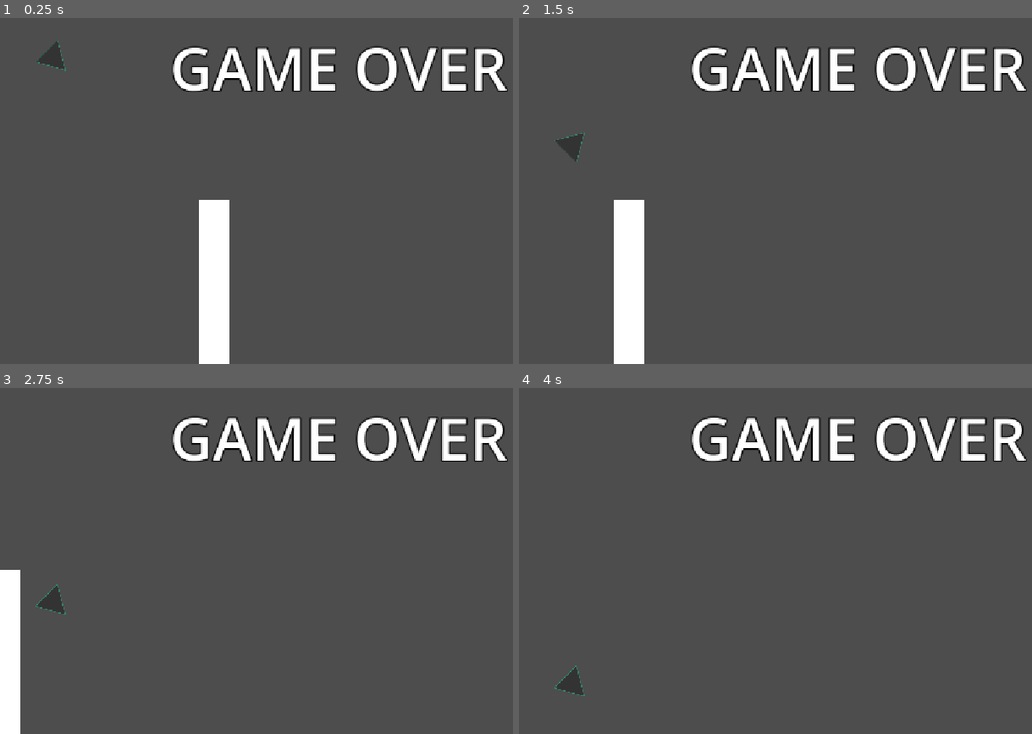
Above: before the commit, frames 1-4 (two rows, left to right).
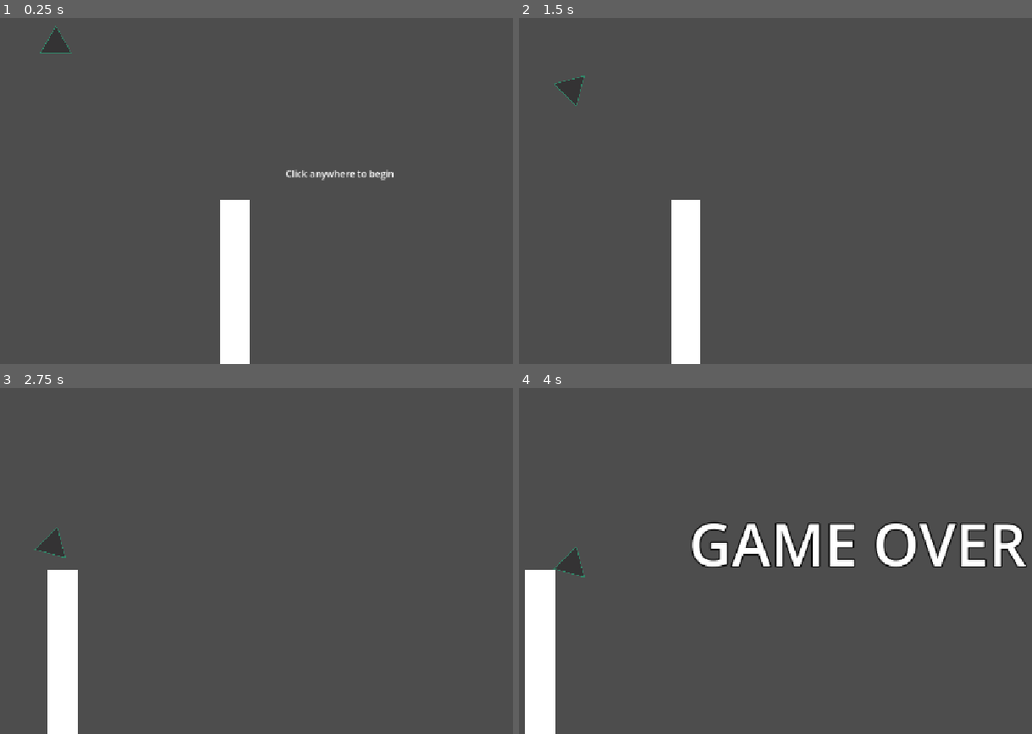
Above: after the commit, the same moments.

Repository: nouxinf/wave2
Game: Godot game, scene res://main.tscn
The game is run twice, just before and just after one commit, with the same random seed, the same clock (stepped at 60 frames per second) and the same inputs.
Inputs (mouse positions are in pixels of both pictures, inside the frame that each line leads up to):
- Up to frame 1 (0.25 s): no input
- Up to frame 2 (1.5 s): tap Enter at 0.5 s; move the mouse to (1006, 152) at 0.52 s; hold Right 0.53-1.28 s; tap Alt at 0.6 s; click (1006, 152) at 0.67 s; move the mouse to (724, 191) at 1.27 s; hold Down from 1.28 s (still down); tap Shift at 1.35 s; click (724, 191) at 1.42 s
- Up to frame 3 (2.75 s): move the mouse to (405, 460) at 2.02 s; release Down at 2.03 s; hold Right from 2.03 s (still down); tap Alt at 2.1 s; click (405, 460) at 2.17 s
- Up to frame 4 (4 s): move the mouse to (821, 619) at 2.77 s; release Right at 2.78 s; hold Up 2.78-3.53 s; tap Shift at 2.85 s; click (821, 619) at 2.92 s; move the mouse to (outside the picture) at 3.52 s; hold Left from 3.53 s (still down); tap Alt at 3.6 s; click (outside the picture) at 3.67 s

The runs differ from the first frame. In frame 1, 8.8% of the frame differs, in the area x 6-100%, y 2-100%; in frame 2, 10%; in frame 3, 9.3%; in frame 4, 12%, in the area x 1-100%, y 8-100%.

Commit message:
add game over screen, wait for click before starting the game

Diff:
--- a/main.tscn
+++ b/main.tscn
@@ -23,14 +23,17 @@
 scale = Vector2(0.16283117, 0.1628312)
 texture = ExtResource("1_ig7tw")
 
+[node name="PlayerCollisionArea" type="Area2D" parent="Player/Sprite2D" unique_id=372877515]
+unique_name_in_owner = true
+position = Vector2(-577.28503, -595.7089)
+scale = Vector2(6.1413302, 6.1413293)
+
+[node name="CollisionPolygon2D" type="CollisionPolygon2D" parent="Player/Sprite2D/PlayerCollisionArea" unique_id=1482124100]
+polygon = PackedVector2Array(67, 120, 94, 74, 120, 120)
+
 [node name="Camera2D" type="Camera2D" parent="Player" unique_id=1112475862]
 position = Vector2(575, 325)
 script = ExtResource("3_h2yge")
-
-[node name="CollisionArea" type="Area2D" parent="Player" unique_id=372877515]
-
-[node name="CollisionPolygon2D" type="CollisionPolygon2D" parent="Player/CollisionArea" unique_id=1482124100]
-polygon = PackedVector2Array(67, 120, 94, 74, 120, 120)
 
 [node name="Area2D" type="Area2D" parent="." unique_id=983544743 groups=["obstacles"]]
 position = Vector2(373, 610)
@@ -46,13 +49,26 @@
 
 [node name="CanvasLayer" type="CanvasLayer" parent="." unique_id=396930989]
 
-[node name="Label" type="Label" parent="CanvasLayer" unique_id=305222645]
-offset_right = 1152.0
-offset_bottom = 288.0
+[node name="GameOver" type="Label" parent="CanvasLayer" unique_id=305222645]
+unique_name_in_owner = true
+visible = false
+anchors_preset = 15
+anchor_right = 1.0
+anchor_bottom = 1.0
+grow_horizontal = 2
+grow_vertical = 2
 text = "GAME OVER"
 label_settings = SubResource("LabelSettings_h2yge")
 horizontal_alignment = 1
 vertical_alignment = 1
 
-[connection signal="area_entered" from="Player/CollisionArea" to="Player" method="_on_collision_area_area_entered"]
+[node name="ClickAnywhereText" type="Label" parent="CanvasLayer" unique_id=1950093728]
+unique_name_in_owner = true
+offset_right = 1158.0
+offset_bottom = 648.0
+text = "Click anywhere to begin"
+horizontal_alignment = 1
+vertical_alignment = 1
+
+[connection signal="area_entered" from="Player/Sprite2D/PlayerCollisionArea" to="Player" method="_on_collision_area_area_entered"]
 [connection signal="area_entered" from="Area2D" to="Player" method="_on_obstacle_area_entered"]
--- a/player.gd
+++ b/player.gd
@@ -3,17 +3,27 @@
 const SPEED = 200.0 # pixels per second
 const ANGLE = PI / 4.0
 
+var running = false
+
 @onready var sprite: Sprite2D = $Sprite2D
+@onready var game_over: Label = %GameOver
+@onready var click_anywhere_text: Label = %ClickAnywhereText
+@onready var player_collision_area: Area2D = %PlayerCollisionArea
 
 func _physics_process(_delta: float) -> void:
-	var dir := -ANGLE if Input.is_mouse_button_pressed(MOUSE_BUTTON_LEFT) else ANGLE
-	velocity = Vector2.RIGHT.rotated(dir) * SPEED
-	sprite.rotation = dir + PI / 2
-	move_and_slide()
-	# if Input.is_mouse_button_pressed(MOUSE_BUTTON_LEFT):
-		# print(global_position)
+	if !running:
+		if Input.is_mouse_button_pressed(MOUSE_BUTTON_LEFT):
+			running = true
+			click_anywhere_text.visible = false
+	if running:
+		var dir := -ANGLE if Input.is_mouse_button_pressed(MOUSE_BUTTON_LEFT) else ANGLE
+		velocity = Vector2.RIGHT.rotated(dir) * SPEED
+		sprite.rotation = dir + PI / 2
+		move_and_slide()
 
 
 func _on_collision_area_area_entered(area: Area2D) -> void:
 	if area.is_in_group("obstacles"):
 		print("collision")
+		%GameOver.visible = true
+		running = false
